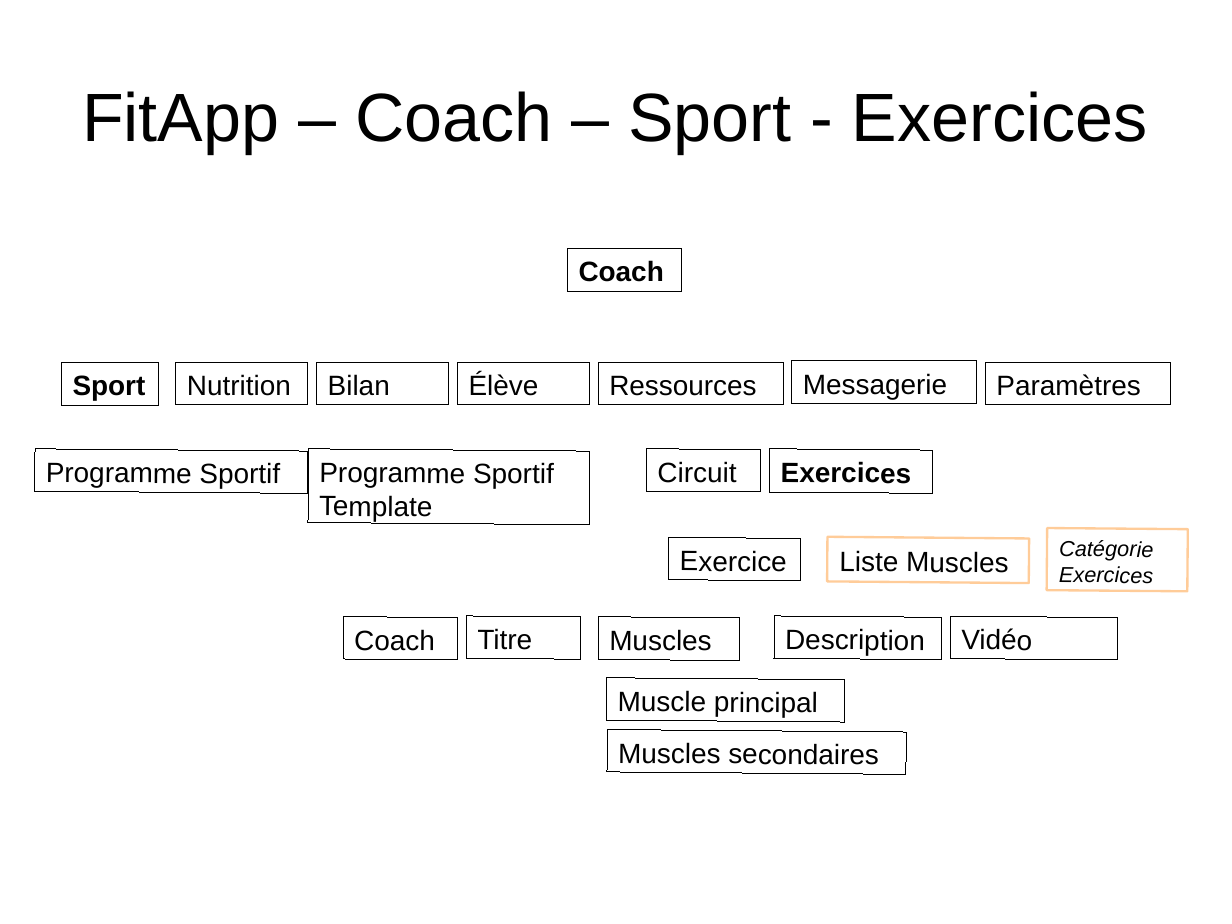
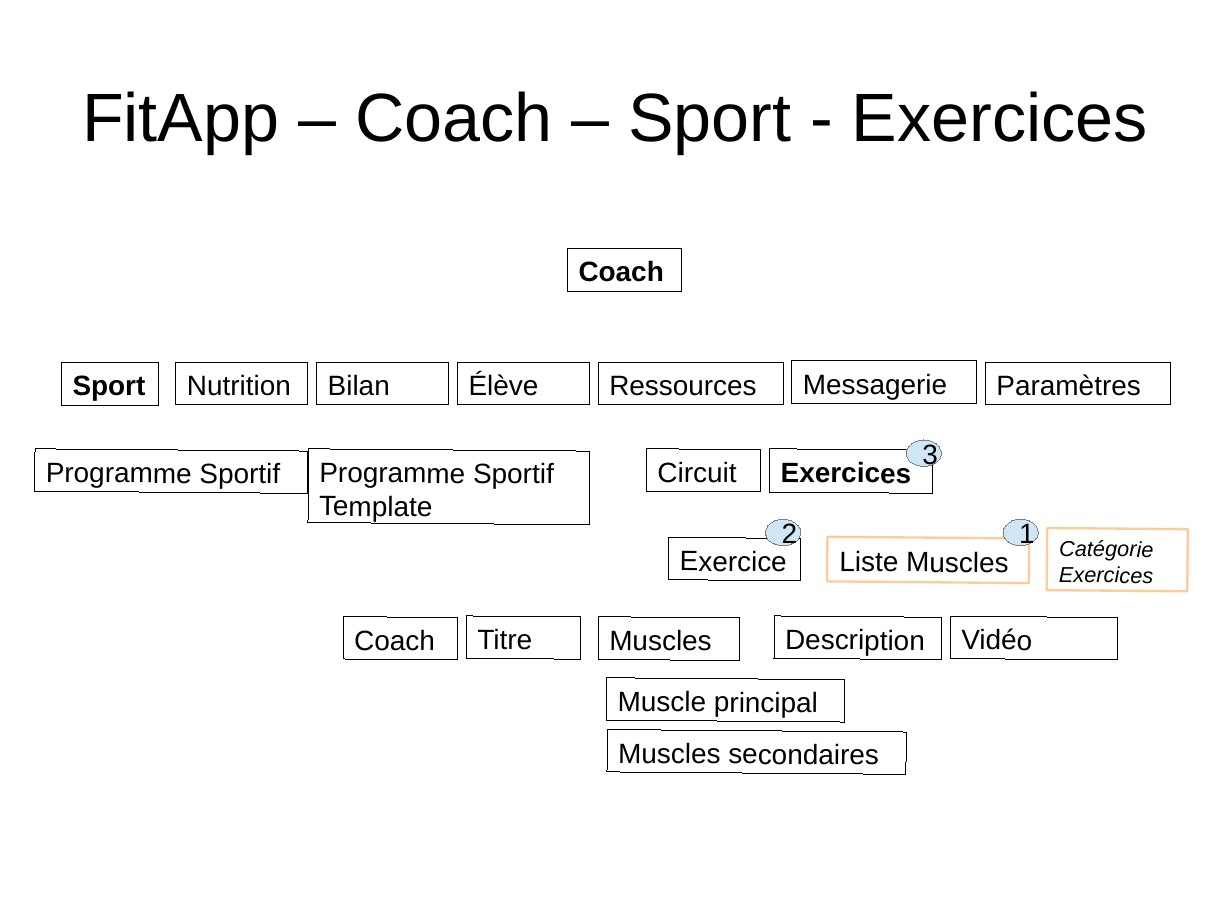
Before and after one commit to NicolasGavard/WebVysionSportV2, a slide deck: slide 4 of Documentations/FitApp.odp. Drawn at 1232x924 pixels with LibreOffice and Linux fonts; fonts in the diff are those of the drawing. Boxes give left, top, right and bottom in pixels: in the first picture for what was removed or moved away, otherwise in the second. Text is boxed around its words. In the diff, an @@ line names an element or a change of style, - is before the commit and + after.

```diff
--- a/Documentations/FitApp.odp
+++ b/Documentations/FitApp.odp
@@ ellipse added at (907, 440, 941, 467), fill #CFE7F5, outline #808080 0 pt, 18 pt, text #000000 @@
+3
@@ ellipse added at (766, 520, 800, 547), fill #CFE7F5, outline #808080 0 pt, 18 pt, text #000000 @@
+2
@@ ellipse added at (1004, 520, 1039, 547), fill #CFE7F5, outline #808080 0 pt, 18 pt, text #000000 @@
+1
```
Also in this commit, not shown: 1 other slide changed, 1 slide added.
